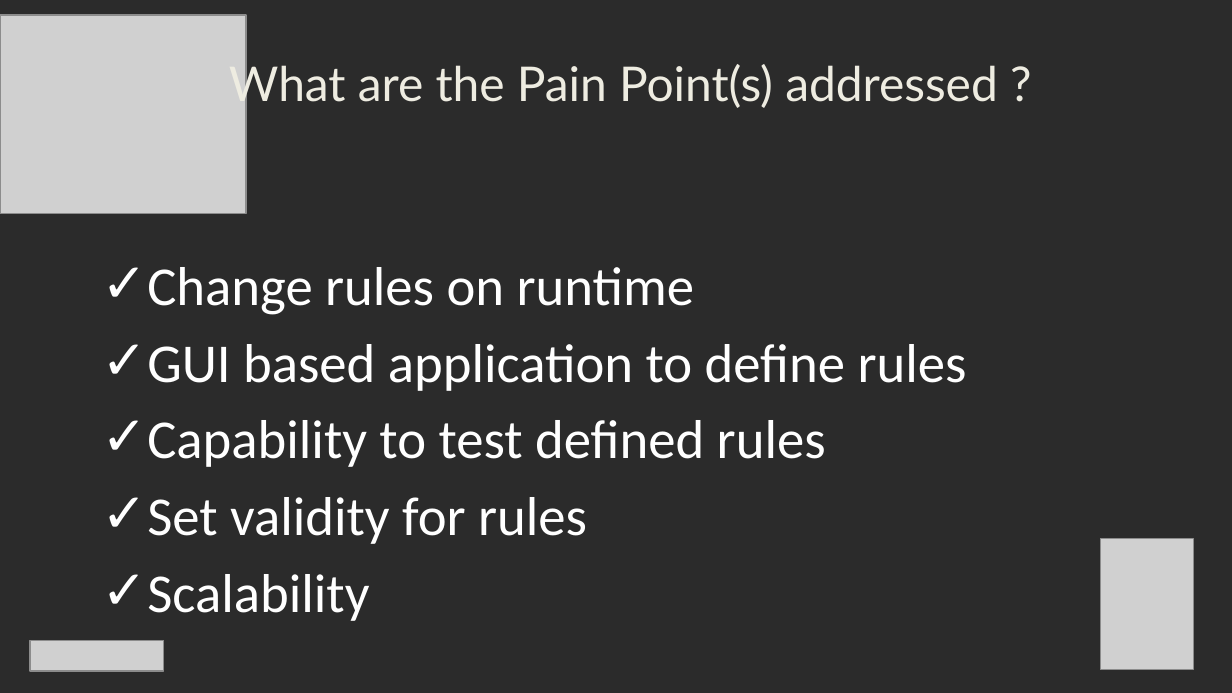
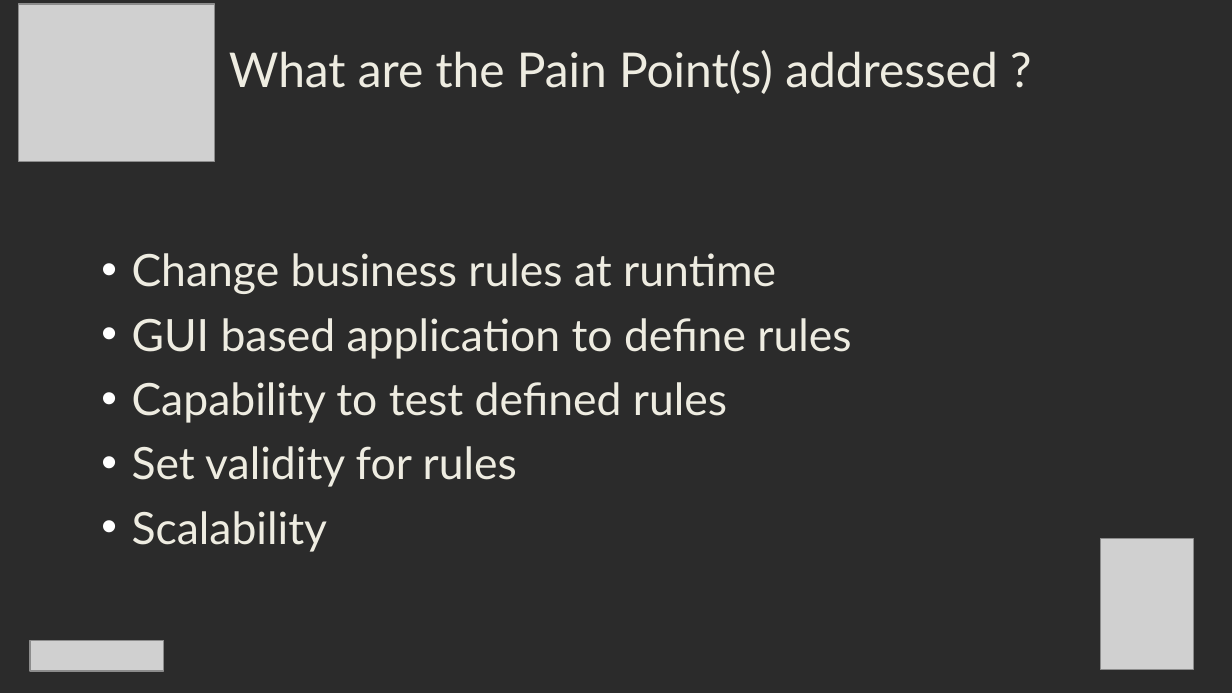
Before and after one commit to MaheshGujale/opensource-frameworks, a slide deck: slide 3 of TechnoRocks_Amplitude2017.pptx. Drawn at 1232x693 pixels with LibreOffice and Linux fonts; fonts in the diff are those of the drawing; grey boxes stand for pictures; background and template pictures are left out; a plain dark background stands for a picture behind light text. Boxes give left, top, right and bottom in pixels: in the first picture for what was removed or moved away, otherwise in the second. Text is boxed around its words. In the diff, an @@ line names an element or a change of style, - is before the commit and + after.

```diff
--- a/TechnoRocks_Amplitude2017.pptx
+++ b/TechnoRocks_Amplitude2017.pptx
@@ picture: place and size @@
-picture at (0,15,246,213)
+picture at (18,4,214,161)
@@ text "What are the Pain Point(s) ..." rewrapped from (229,60,998,112) to (229,50,998,94) @@
@@ text at (132,253,776,294): text changed; size 32 to 26 pt; font Calibri to Lato; text colour #FFFFFF to #EEECE1 @@
-✓ Change rules on runtime
+• Change business rules at runtime
@@ text at (132,318,851,552): size 32 to 26 pt, font Calibri to Lato, text colour #FFFFFF to #EEECE1 in "GUI based application to define rules", "Capability to test defined rules", "Set validity for rules", "Scalability"; bullet ✓ to • @@
```
Also in this commit, not shown: 4 other slides changed, 1 slide added, 1 slide removed, 1 other file.
